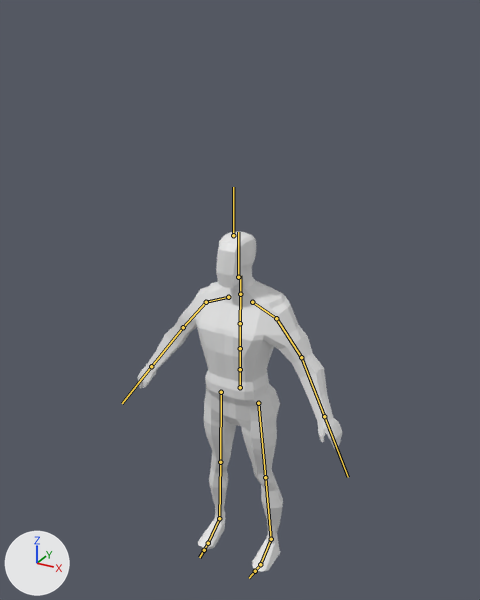
The FBX model Assets/Axtras/Models/Breathing Idle.fbx: old version first, new version second.
Before and after are seen from a camera (50 mm lens) standing at (2.49, -4.44, 3.38) and looking at (-0.01, 0.11, 1.11). The axes (+X, +Y, +Z) are drawn at lower left. The lights are the same throughout. The bones that bend it are drawn over the model as lines.
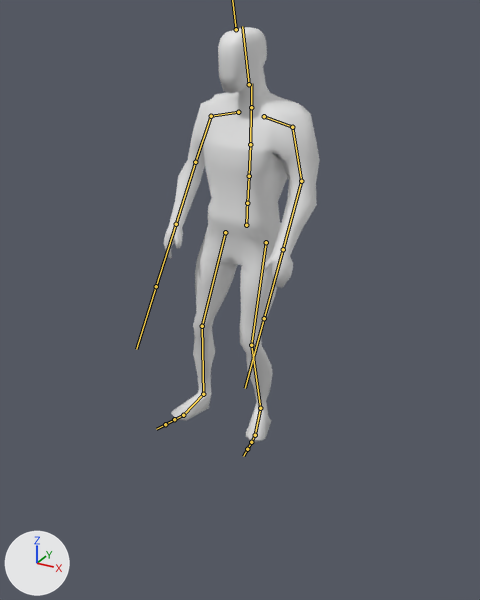
The newer file adds an action. The first version stands in its rest pose; the second is drawn at frame 181 of the action 'Armature|Armature|mixamo.com|Layer0'.

Boxes [x1, y1, x2, y2] around the edits, measured in the pictures (480 x 600 px):
'Cube', posed (23% narrower, 22% taller): before [138, 232, 342, 572]; after [163, 27, 320, 443]
bone 'mixamorig:Hips', root to tip: before (240, 387) to (240, 367); after (246, 225) to (247, 200)
bone 'mixamorig:Spine', root to tip: before (240, 369) to (240, 348); after (247, 203) to (249, 176)
bone 'mixamorig:Spine1', root to tip: before (240, 348) to (240, 323); after (249, 176) to (250, 144)
bone 'mixamorig:Spine2', root to tip: before (240, 323) to (240, 295); after (250, 144) to (251, 109)
bone 'mixamorig:Head', root to tip: before (238, 277) to (238, 232); after (249, 84) to (242, 26)
bone 'mixamorig:LeftShoulder', root to tip: before (252, 302) to (276, 318); after (264, 116) to (292, 127)
bone 'mixamorig:LeftArm', root to tip: before (276, 318) to (301, 357); after (292, 127) to (301, 181)
bone 'mixamorig:LeftForeArm', root to tip: before (301, 357) to (324, 416); after (301, 181) to (283, 249)
bone 'mixamorig:RightShoulder', root to tip: before (228, 297) to (206, 302); after (238, 112) to (211, 116)
bone 'mixamorig:RightArm', root to tip: before (206, 302) to (183, 327); after (211, 116) to (195, 162)
bone 'mixamorig:RightForeArm', root to tip: before (183, 327) to (151, 366); after (195, 162) to (176, 224)
bone 'mixamorig:LeftUpLeg', root to tip: before (258, 403) to (265, 477); after (266, 242) to (251, 345)
bone 'mixamorig:LeftLeg', root to tip: before (265, 477) to (271, 539); after (251, 345) to (260, 408)
bone 'mixamorig:LeftFoot', root to tip: before (271, 539) to (260, 564); after (260, 408) to (255, 435)
bone 'mixamorig:RightUpLeg', root to tip: before (221, 392) to (220, 462); after (225, 232) to (202, 326)
bone 'mixamorig:RightLeg', root to tip: before (220, 462) to (219, 518); after (202, 326) to (203, 394)
bone 'mixamorig:RightFoot', root to tip: before (219, 518) to (208, 543); after (203, 394) to (183, 415)

The change in detail:
Bone 'mixamorig:Hips' (bone_mixamorig_hips) moves from (0.0, 0.0, 0.0) to (8.6, 154.2, 5.1).
Bone 'mixamorig:Hips' (bone_mixamorig_hips) turns from (0, 0, 0) to (-2, -4, -2) degrees about its own x, y and z.
Bone 'mixamorig:Spine' (bone_mixamorig_spine) turns from (0, 0, 0) to (1, 0, 0) degrees about its own x, y and z.
Bone 'mixamorig:Spine1' (bone_mixamorig_spine1) turns from (0, 0, 0) to (2, -2, 0) degrees about its own x, y and z.
Bone 'mixamorig:Spine2' (bone_mixamorig_spine2) turns from (0, 0, 0) to (2, -2, 0) degrees about its own x, y and z.
Bone 'mixamorig:Head' (bone_mixamorig_head) turns from (0, 0, 0) to (5, -2, 5) degrees about its own x, y and z.
Bone 'mixamorig:LeftShoulder' (bone_mixamorig_leftshoulder) turns from (0, 0, 0) to (-13, -1, -2) degrees about its own x, y and z.
Bone 'mixamorig:LeftArm' (bone_mixamorig_leftarm) turns from (0, 0, 0) to (37, 18, 17) degrees about its own x, y and z.
Bone 'mixamorig:LeftForeArm' (bone_mixamorig_leftforearm) turns from (0, 0, 0) to (-4, 2, 16) degrees about its own x, y and z.
Bone 'mixamorig:RightShoulder' (bone_mixamorig_rightshoulder) turns from (0, 0, 0) to (-10, -5, -7) degrees about its own x, y and z.
Bone 'mixamorig:RightArm' (bone_mixamorig_rightarm) turns from (0, 0, 0) to (33, -19, -19) degrees about its own x, y and z.
Bone 'mixamorig:RightForeArm' (bone_mixamorig_rightforearm) turns from (0, 0, 0) to (-4, -2, -17) degrees about its own x, y and z.
Bone 'mixamorig:LeftUpLeg' (bone_mixamorig_leftupleg) turns from (0, 0, 0) to (15, -4, -3) degrees about its own x, y and z.
Bone 'mixamorig:LeftLeg' (bone_mixamorig_leftleg) turns from (0, 0, 0) to (-31, -8, 4) degrees about its own x, y and z.
Bone 'mixamorig:LeftFoot' (bone_mixamorig_leftfoot) turns from (0, 0, 0) to (13, -2, 7) degrees about its own x, y and z.
Bone 'mixamorig:RightUpLeg' (bone_mixamorig_rightupleg) turns from (0, 0, 0) to (14, 16, 0) degrees about its own x, y and z.
Bone 'mixamorig:RightLeg' (bone_mixamorig_rightleg) turns from (0, 0, 0) to (-20, 3, -3) degrees about its own x, y and z.
Bone 'mixamorig:RightFoot' (bone_mixamorig_rightfoot) turns from (0, 0, 0) to (2, 4, 4) degrees about its own x, y and z.
